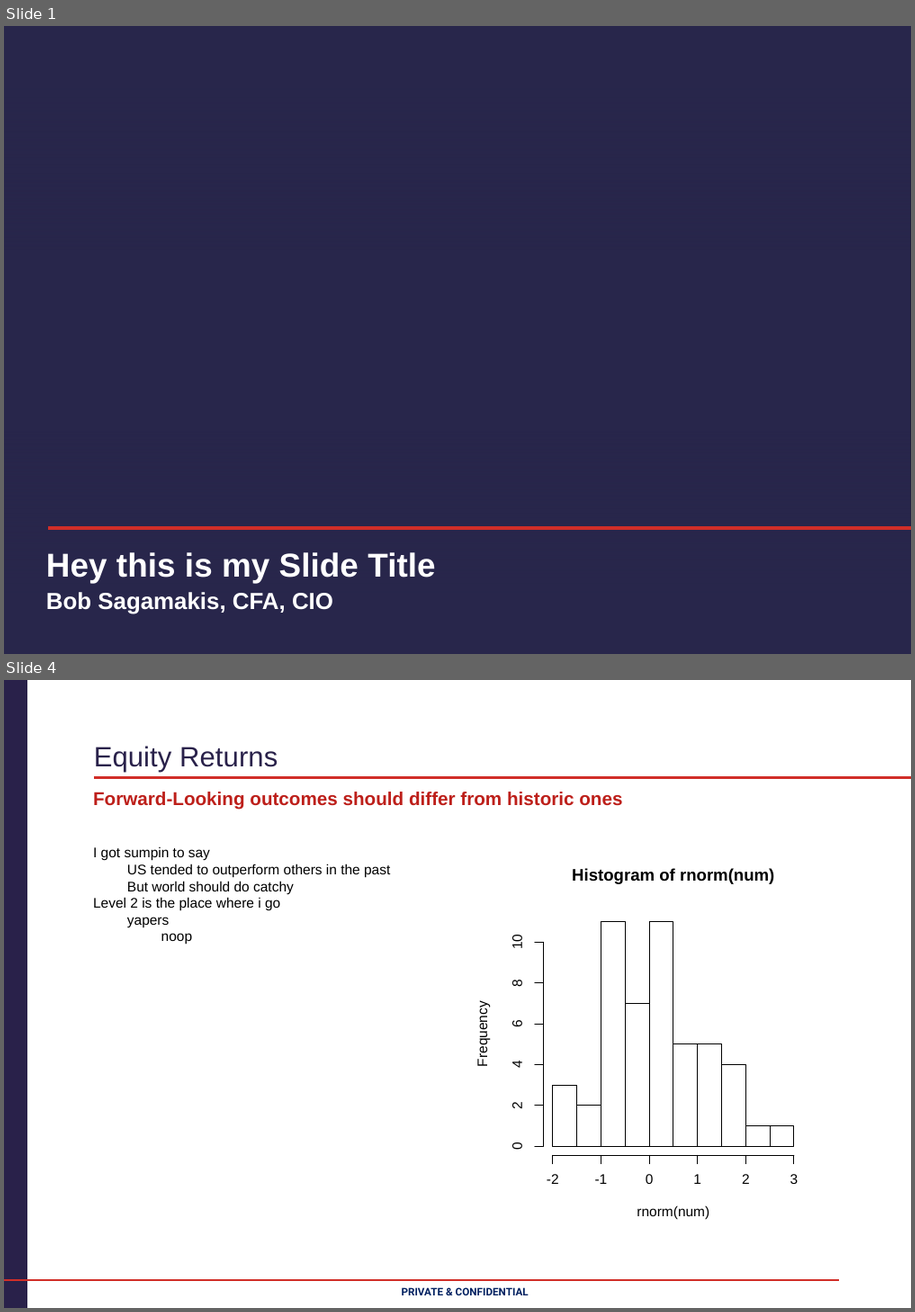
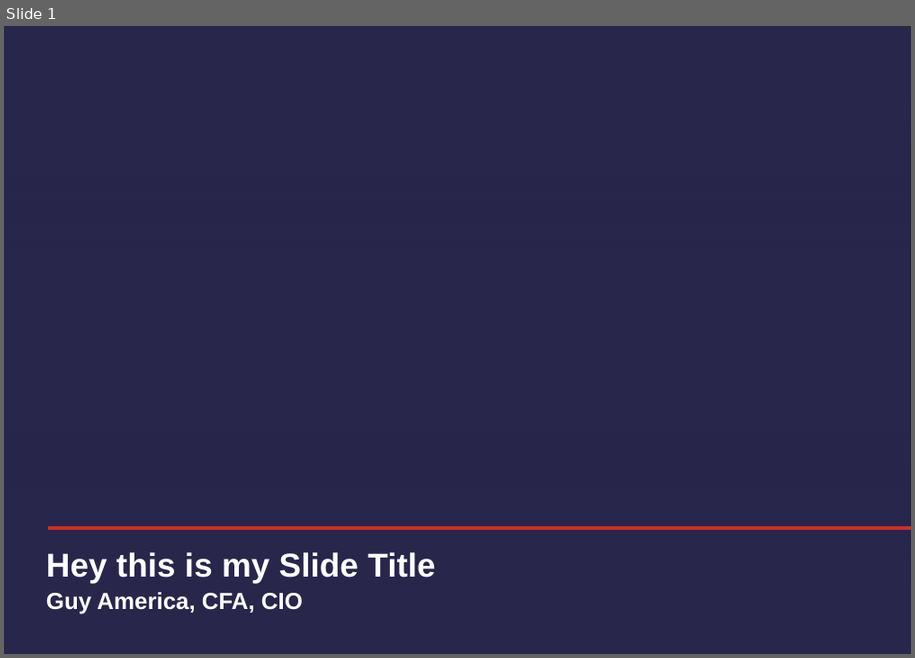
Before and after one commit to ellipsis-instruments/caim, a slide deck: test.pptx. Shown one above the other, each under a label of ours: slides 1 and 4 before the commit, slide 1 after it; the slides between them are not shown. The pictures are 915x1312 and 915x658 pixels, drawn with LibreOffice and Linux fonts; fonts in the diff are those of the drawing; background and template pictures are left out; a plain dark background stands for a picture behind light text. Boxes give left, top, right and bottom in pixels: in the first picture for what was removed or moved away, otherwise in the second. Text is boxed around its words. In the diff, an @@ line names an element or a change of style, - is before the commit and + after.

```diff
--- a/test.pptx
+++ b/test.pptx
@@ slide 4 removed at [4, 680, 911, 1308], background #FFFFFF @@
@@ freeform shape removed at [4, 680, 27, 1308] @@
@@ title removed at [94, 746, 278, 772] @@
-Equity Returns
@@ freeform shape removed at [94, 768, 911, 778] @@
@@ text removed at [93, 792, 622, 810] @@
-Forward-Looking outcomes should differ from historic ones
@@ text removed at [93, 846, 390, 945] @@
-I got sumpin to say
-  US tended to outperform others in the past
-  But world should do catchy
-Level 2 is the place where i go
-  yapers
-    noop
@@ group removed at [475, 844, 839, 1242]: 15 texts, 14 freeform shapes, 11 rectangles @@
-Histogram of rnorm(num)
-rnorm(num)
-Frequency
--2
--1
-0
-1
-2
-3
-0
-2
-4
-6
-8
-10
@@ freeform shape removed at [4, 1271, 840, 1280] @@
@@ text removed at [402, 1288, 529, 1296] @@
-PRIVATE & CONFIDENTIAL
@@ slide 1 changed as well @@
@@ text at [46, 592, 303, 615]: text changed @@
-Bob Sagamakis, CFA, CIO
+Guy America, CFA, CIO
```
Also in this commit, not shown: 6 slides added, 4 other slides removed, 26 other files.
